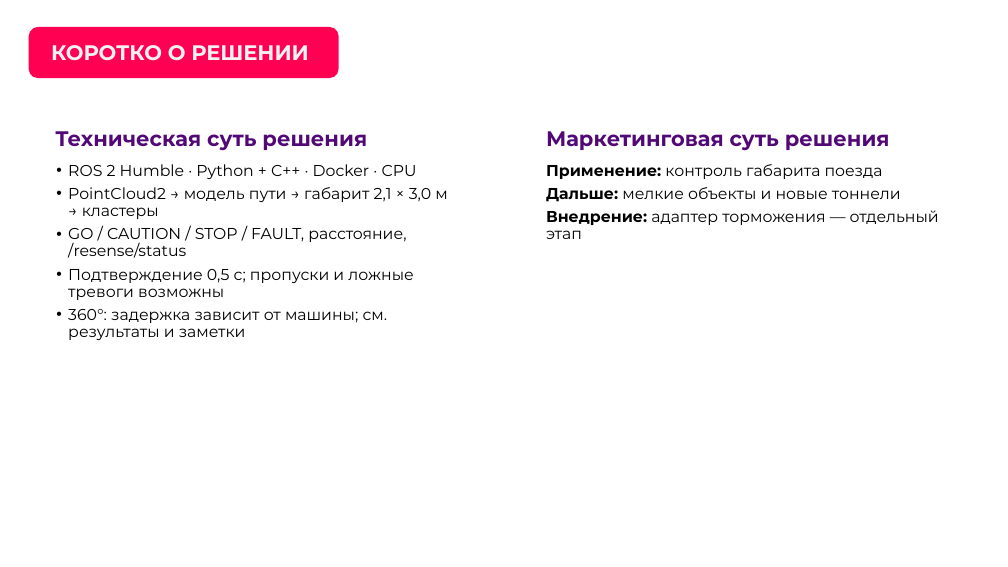
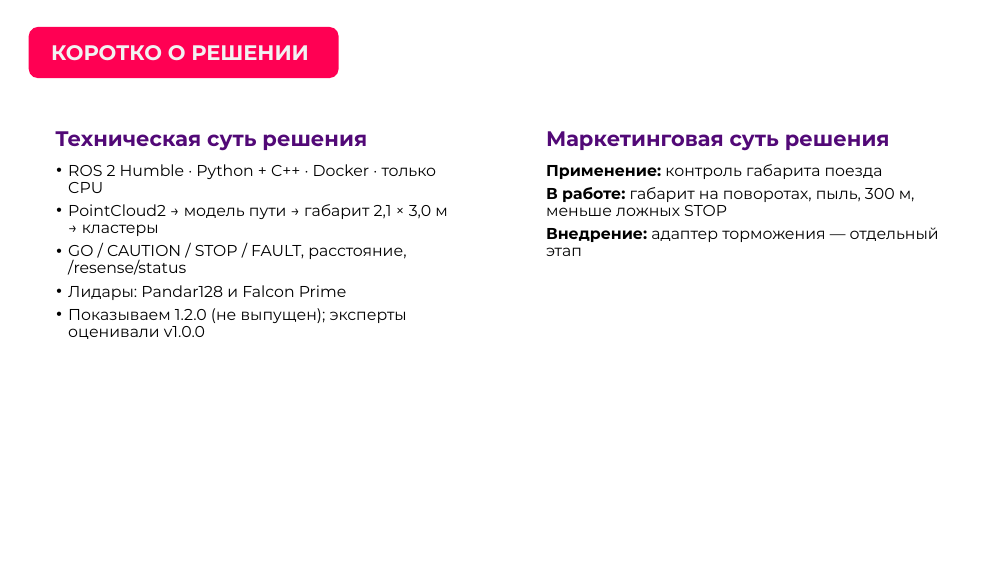
Before and after one commit to pmixay/ReSense, a slide deck: slide 5 of docs/presentation/ReSense_LCT2026.pptx. Drawn at 1008x567 pixels with LibreOffice and Linux fonts; fonts in the diff are those of the drawing; background and template pictures are left out. Boxes give left, top, right and bottom in pixels: in the first picture for what was removed or moved away, otherwise in the second. Text is boxed around its words. In the diff, an @@ line names an element or a change of style, - is before the commit and + after.

```diff
--- a/docs/presentation/ReSense_LCT2026.pptx
+++ b/docs/presentation/ReSense_LCT2026.pptx
@@ text at bbox=[68, 164, 437, 193]: text changed @@
-• ROS 2 Humble · Python + C++ · Docker · CPU
+• ROS 2 Humble · Python + C++ · Docker · только CPU
@@ text at bbox=[546, 187, 915, 216]: text changed @@
-Дальше: мелкие объекты и новые тоннели
+В работе: габарит на поворотах, пыль, 300 м, меньше ложных STOP
@@ text at bbox=[68, 285, 407, 339]: text changed @@
-• Подтверждение 0,5 с; пропуски и ложные тревоги возможны
-• 360°: задержка зависит от машины; см. результаты и заметки
+• Лидары: Pandar128 и Falcon Prime
+• Показываем 1.2.0 (не выпущен); эксперты оценивали v1.0.0
```
Also in this commit, not shown: 9 other slides changed, 2 other files.
